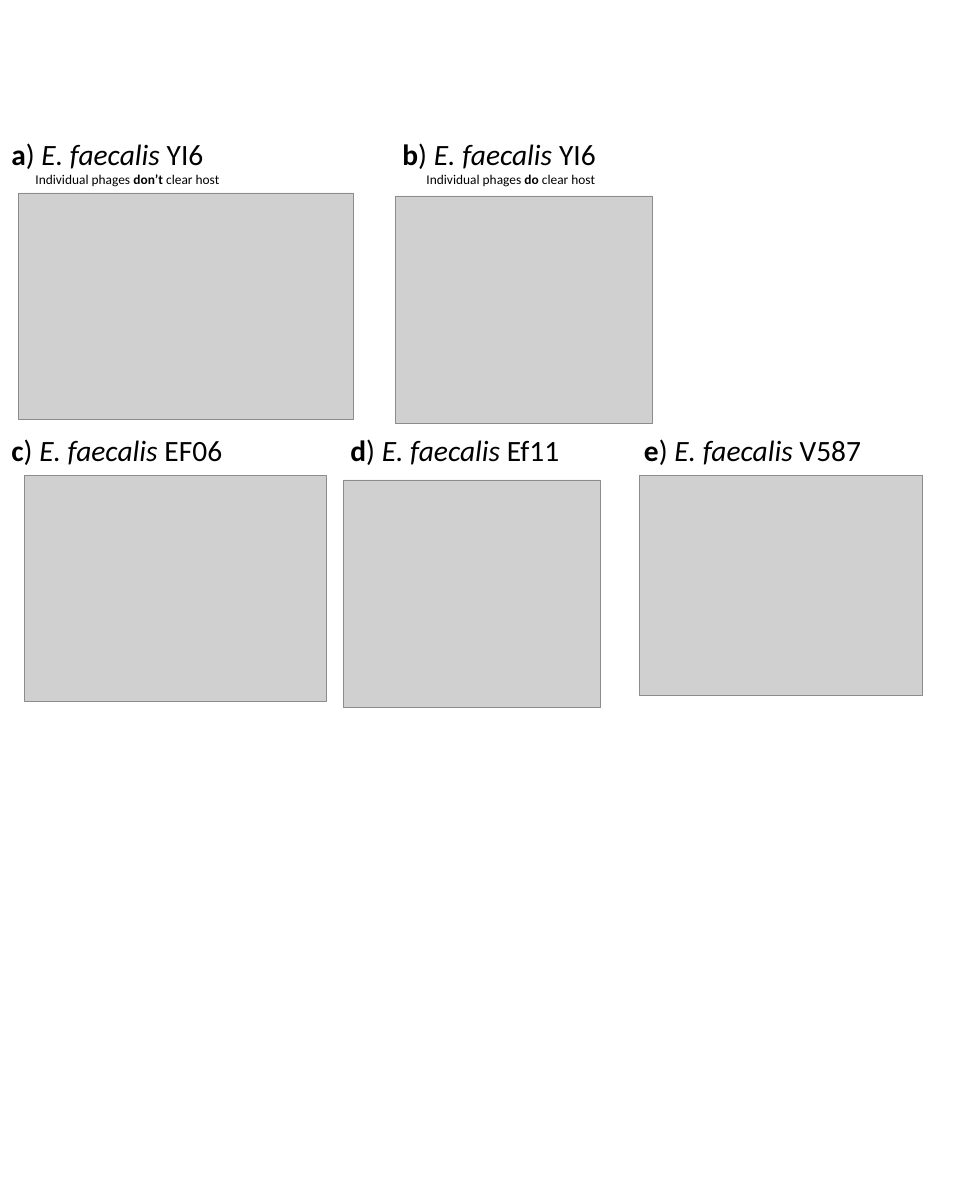
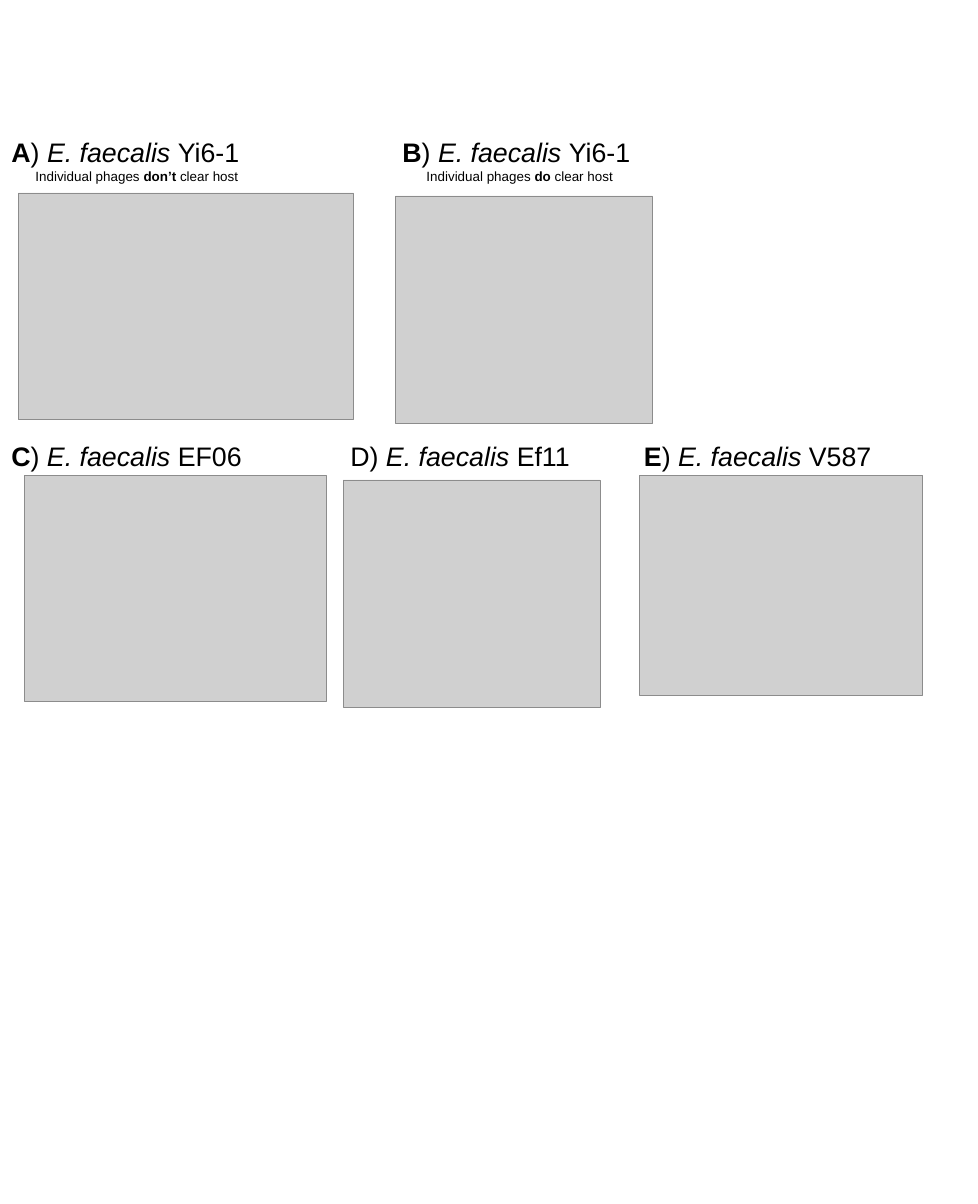
Before and after one commit to swandro/phage_cocktails, a slide deck: slide 2 of figures/Figures.pptx. Drawn at 978x1204 pixels with LibreOffice and Linux fonts; fonts in the diff are those of the drawing; grey boxes stand for pictures. Boxes give left, top, right and bottom in pixels: in the first picture for what was removed or moved away, otherwise in the second. Text is boxed around its words. In the diff, an @@ line names an element or a change of style, - is before the commit and + after.

```diff
--- a/figures/Figures.pptx
+++ b/figures/Figures.pptx
@@ text at <box>11,142,239,167</box>: text changed; size 44 to 40 pt; font Calibri to Arial @@
-a) E. faecalis YI6
+A) E. faecalis Yi6-1
@@ text at <box>402,142,630,167</box>: text changed; size 44 to 40 pt; font Calibri to Arial @@
-b) E. faecalis YI6
+B) E. faecalis Yi6-1
@@ text at <box>35,171,238,184</box>: font Calibri to Arial in "Individual phages don’t clear host" @@
@@ text at <box>426,171,612,184</box>: font Calibri to Arial in "Individual phages do clear host" @@
@@ text at <box>11,446,242,471</box>: text changed; size 44 to 40 pt; font Calibri to Arial @@
-c) E. faecalis EF06
+C) E. faecalis EF06
@@ text at <box>350,446,570,471</box>: text changed; size 44 to 40 pt; font Calibri to Arial @@
-d) E. faecalis Ef11
+D) E. faecalis Ef11
@@ text at <box>644,446,871,471</box>: text changed; size 44 to 40 pt; font Calibri to Arial @@
-e) E. faecalis V587
+E) E. faecalis V587
```
Also in this commit, not shown: 1 other slide changed, 1 slide added, 7 other files.
